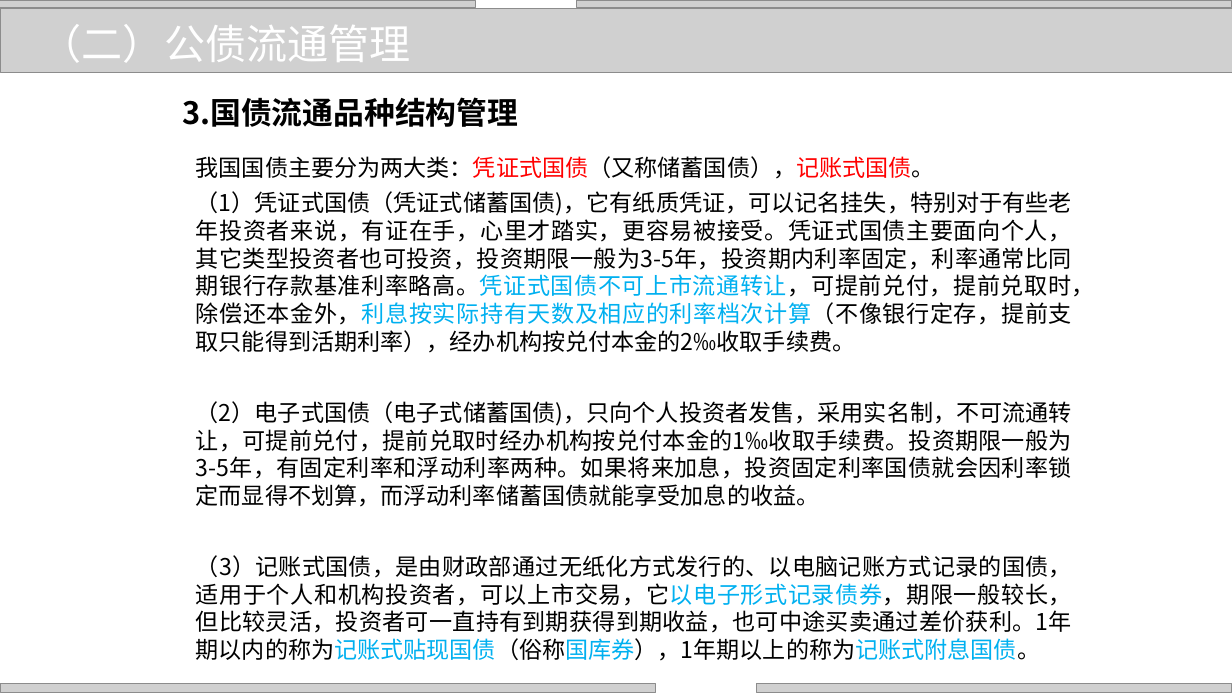
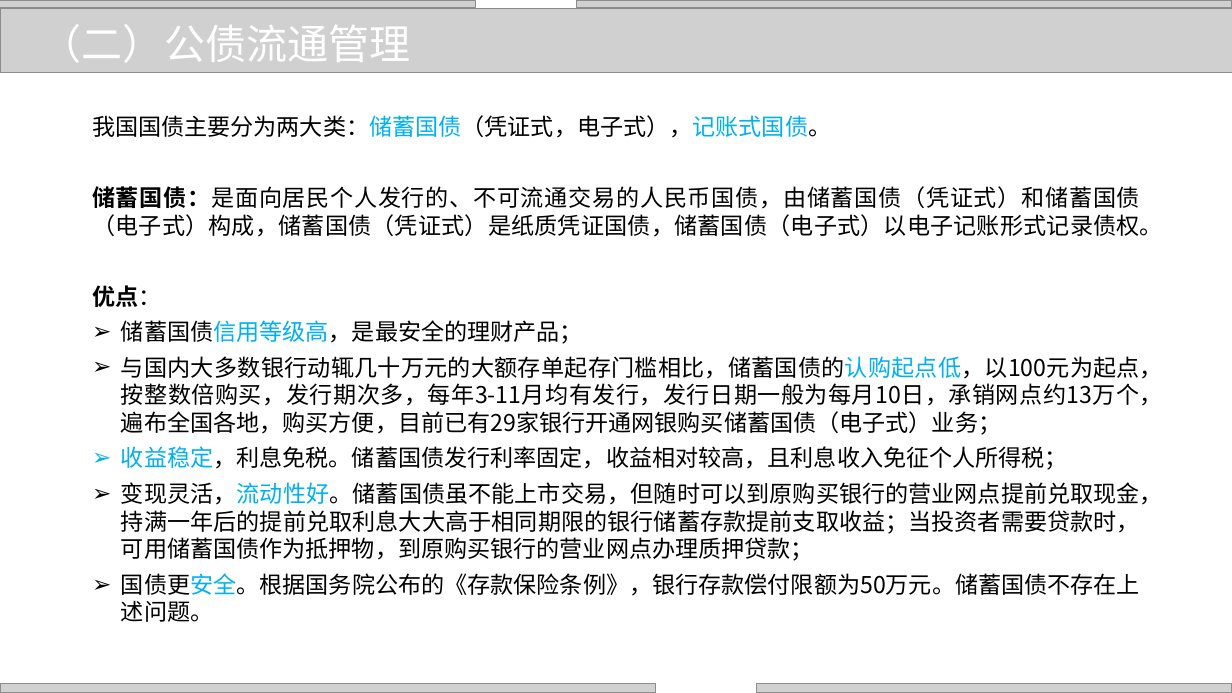
Before and after one commit to zhangjianzhang/internet_credit, a slide deck: slide 32 of files/slides/lecture_13.pptx. Drawn at 1232x693 pixels with LibreOffice and Linux fonts; fonts in the diff are those of the drawing; grey boxes stand for pictures; background and template pictures are left out. Boxes give left, top, right and bottom in pixels: in the first picture for what was removed or moved away, otherwise in the second. Text is boxed around its words. In the diff, an @@ line names an element or a change of style, - is before the commit and + after.

```diff
--- a/files/slides/lecture_13.pptx
+++ b/files/slides/lecture_13.pptx
@@ text at (92,115,1163,622): text changed @@
-我国国债主要分为两大类：凭证式国债（又称储蓄国债），记账式国债。
-（1）凭证式国债（凭证式储蓄国债)，它有纸质凭证，可以记名挂失，特别对于有些老年投资者来说，有证在手，心里才踏实，更容易被接受。凭证式国债主要面向个人，其它类型投资者也可投资，投资期限一般为3-5年，投资期内利率固定，利率通常比同期银行存款基准利率略高。凭证式国债不可上市流通转让，可提前兑付，提前兑取时，除偿还本金外，利息按实际持有天数及相应的利率档次计算（不像银行定存，提前支取只能得到活期利率），经办机构按兑付本金的2‰收取手续费。
-（2）电子式国债（电子式储蓄国债)，只向个人投资者发售，采用实名制，不可流通转让，可提前兑付，提前兑取时经办机构按兑付本金的1‰收取手续费。投资期限一般为3-5年，有固定利率和浮动利率两种。如果将来加息，投资固定利率国债就会因利率锁定而显得不划算，而浮动利率储蓄国债就能享受加息的收益。
-（3）记账式国债，是由财政部通过无纸化方式发行的、以电脑记账方式记录的国债，适用于个人和机构投资者，可以上市交易，它以电子形式记录债券，期限一般较长，但比较灵活，投资者可一直持有到期获得到期收益，也可中途买卖通过差价获利。1年期以内的称为记账式贴现国债（俗称国库券），1年期以上的称为记账式附息国债。
+我国国债主要分为两大类：储蓄国债（凭证式，电子式），记账式国债。
+储蓄国债：是面向居民个人发行的、不可流通交易的人民币国债，由储蓄国债（凭证式）和储蓄国债（电子式）构成，储蓄国债（凭证式）是纸质凭证国债，储蓄国债（电子式）以电子记账形式记录债权。
+优点：
+➢ 储蓄国债信用等级高，是最安全的理财产品；
+➢ 与国内大多数银行动辄几十万元的大额存单起存门槛相比，储蓄国债的认购起点低，以100元为起点，按整数倍购买，发行期次多，每年3-11月均有发行，发行日期一般为每月10日，承销网点约13万个，遍布全国各地，购买方便，目前已有29家银行开通网银购买储蓄国债（电子式）业务；
+➢ 收益稳定，利息免税。储蓄国债发行利率固定，收益相对较高，且利息收入免征个人所得税；
+➢ 变现灵活，流动性好。储蓄国债虽不能上市交易，但随时可以到原购买银行的营业网点提前兑取现金，持满一年后的提前兑取利息大大高于相同期限的银行储蓄存款提前支取收益；当投资者需要贷款时，可用储蓄国债作为抵押物，到原购买银行的营业网点办理质押贷款；
+➢ 国债更安全。根据国务院公布的《存款保险条例》，银行存款偿付限额为50万元。储蓄国债不存在上述问题。
@@ text removed at (182,97,518,127) @@
-3.国债流通品种结构管理
```
Also in this commit, not shown: 12 other slides changed, 4 slides added, 3 other files.
